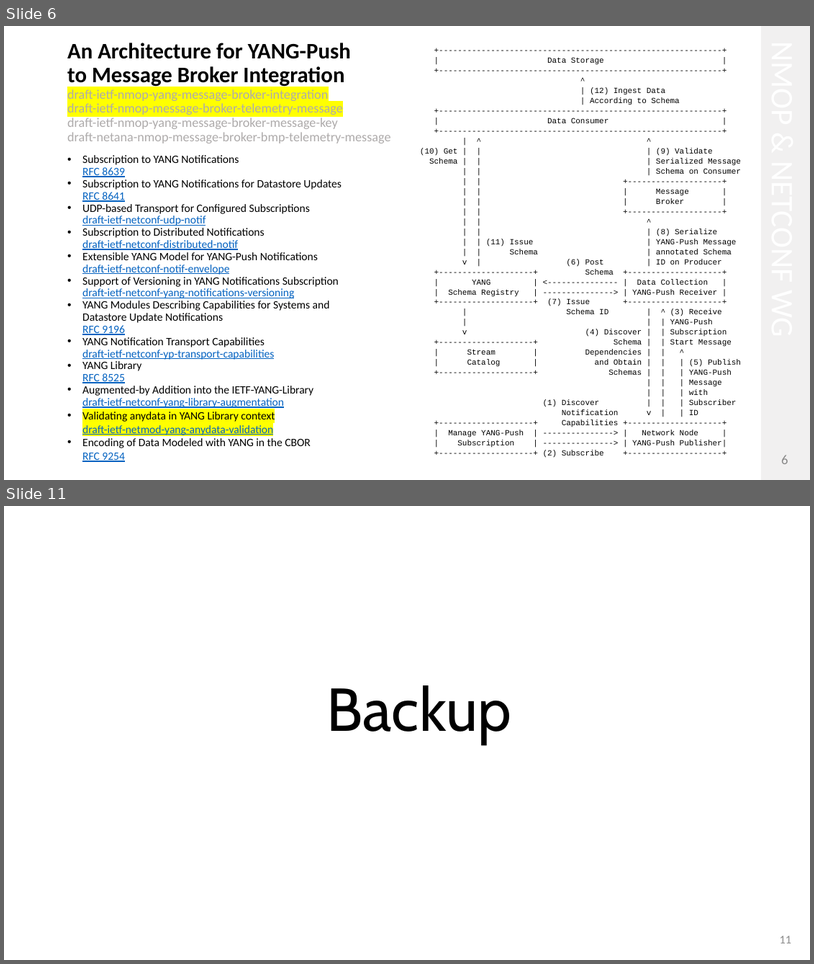
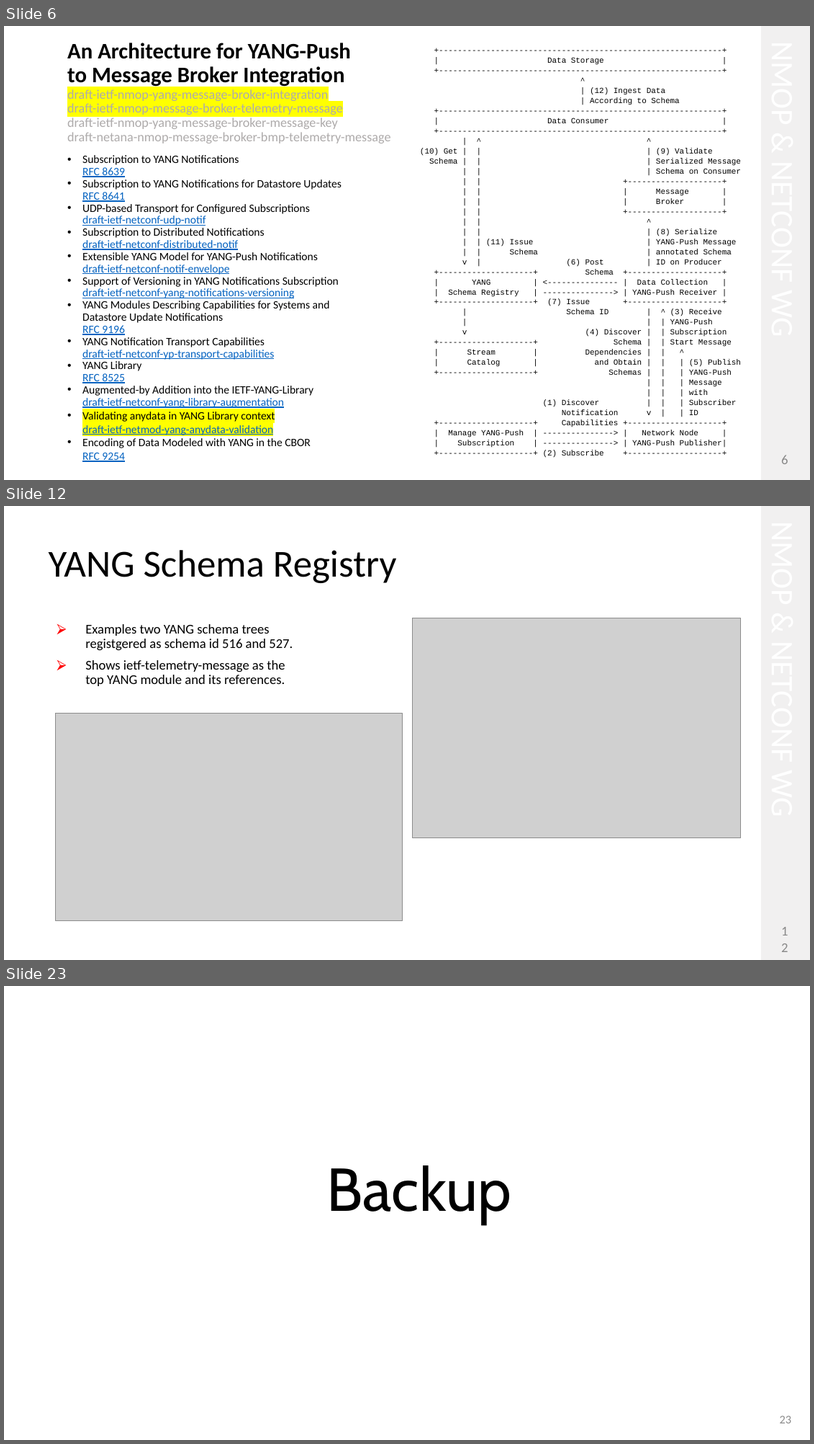
Before and after one commit to network-analytics/ietf-network-analytics-document-status, a slide deck: 125/NMOP/draft-ietf-nmop-yang-message-broker-integration-11.pptx. Shown one above the other, each under a label of ours: slides 6 and 11 before the commit, slides 6, 12 and 23 after it; the slides between them are not shown. The pictures are 814x964 and 814x1444 pixels, drawn with LibreOffice and Linux fonts; fonts in the diff are those of the drawing; grey boxes stand for pictures. Boxes give left, top, right and bottom in pixels: in the first picture for what was removed or moved away, otherwise in the second. Text is boxed around its words. In the diff, an @@ line names an element or a change of style, - is before the commit and + after.

```diff
--- a/125/NMOP/draft-ietf-nmop-yang-message-broker-integration-11.pptx
+++ b/125/NMOP/draft-ietf-nmop-yang-message-broker-integration-11.pptx
@@ slide 12 added at <box>4,506,810,960</box>, background #FFFFFF @@
@@ rectangle added at <box>761,506,810,960</box>, fill #F1F0F0 @@
@@ title added at <box>49,550,397,583</box>, 45.3 pt, text #000000 @@
+YANG Schema Registry
@@ text added at <box>85,624,293,686</box>, 16 pt, text #000000 @@
+⮚ Examples two YANG schema trees registgered as schema id 516 and 527.
+⮚ Shows ietf-telemetry-message as the top YANG module and its references.
@@ picture added at <box>413,618,741,838</box> @@
@@ picture added at <box>55,713,403,921</box> @@
@@ page number added at <box>777,926,793,951</box>, 16 pt, text #888888 @@
+12
@@ what was slide 11 is now slide 23 @@
@@ page number at <box>780,1415,792,1423</box>: text changed @@
-11
+23
```
Also in this commit, not shown: 5 slides changed, 11 other slides added, 4 other files.
